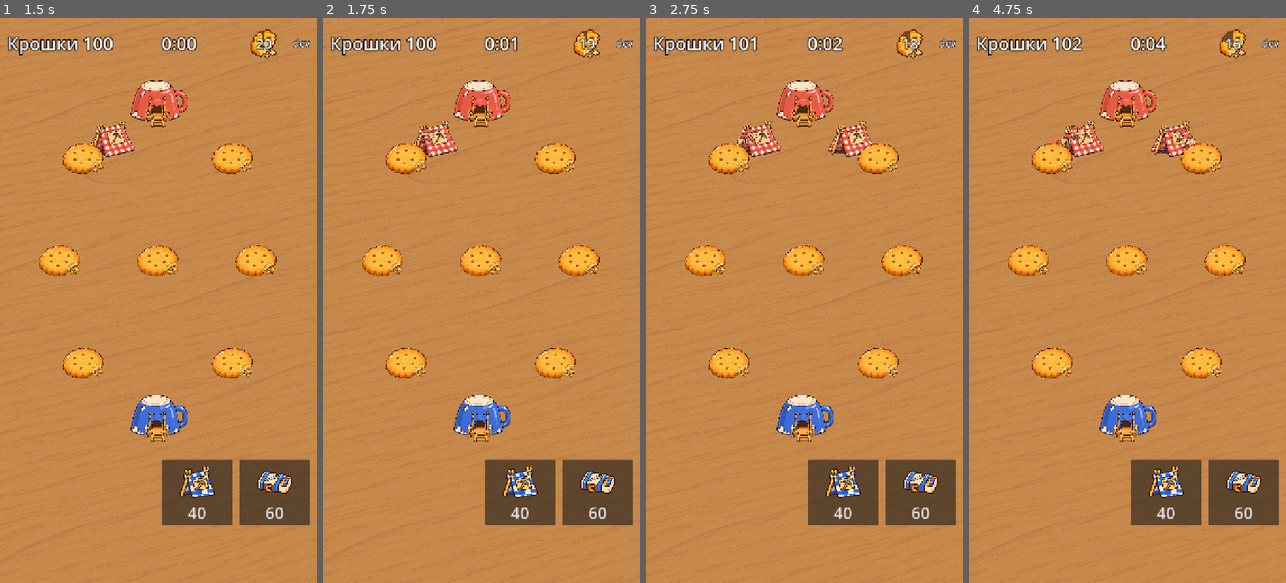
Above: before the commit, frames 1-4 (left to right).
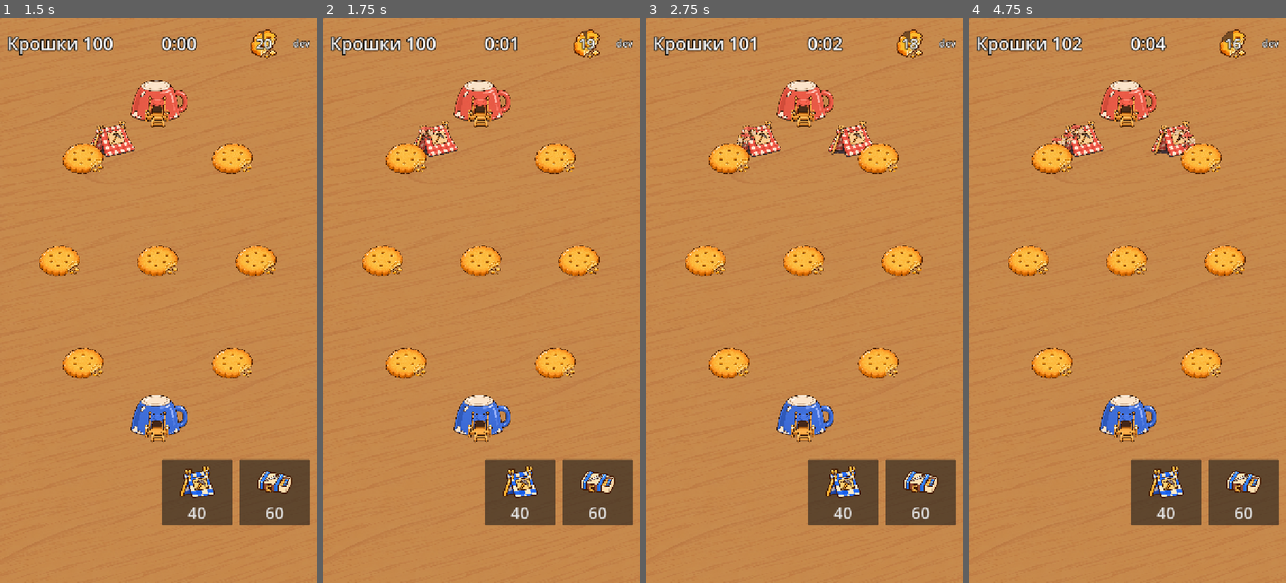
Above: after the commit, the same moments.

Repository: fishert2812/strategy-2d
Game: Godot game, scene res://scenes/main.tscn
Two runs of this game, one before a commit and one after it. Both use one fixed random seed, a clock stepped at 60 frames per second and the inputs below.
Inputs (mouse positions are in pixels of both pictures, inside the frame that each line leads up to):
- Up to frame 1 (1.5 s): click "Играть" at 0.5 s; tap Enter at 1.25 s; move the mouse to (228, 272) at 1.27 s; click (228, 272) at 1.42 s
- Up to frame 2 (1.75 s): no input
- Up to frame 3 (2.75 s): drag from (741, 328) to (788, 413) at 2.02 s
- Up to frame 4 (4.75 s): move the mouse to (1159, 176) at 2.77 s; click (1159, 176) at 2.92 s; drag from (1111, 413) to (1032, 215) at 3.52 s; move the mouse to (1222, 385) at 4.27 s; click (1222, 385) at 4.42 s

Frame 1 is identical in both runs. In frame 2, less than 0.1% of the frame differs, in the area x 30-36%, y 19-23%; in frame 3, 0.1%; in frame 4, 0.3%, in the area x 26-72%, y 18-24%.

Commit message:
Живые фигурки: ходьба вприпрыжку и удар с замахом движением готовых картинок
Co-Authored-By: Claude Opus 5.5 <noreply@anthropic.com>
Claude-Session: https://claude.ai/code/session_019VbyzFae5xLzL824rEKy7F

Diff:
--- a/data/look.json
+++ b/data/look.json
@@ -43,5 +43,16 @@
   "path_edge": {
     "color": "#3B2414",
     "width": 11
-  }
+  },
+  "_motion": "Движения готовых картинок, в точках поля. gait: hop — высота прыжка, rate — прыжков в секунду, squash — сплющивание при приземлении, sway — покачивание в градусах. strike: windup — замах назад, lunge — выпад, knock — отлёт цели, squash — сплющивание цели, time — длина удара в секундах.",
+  "motion": {
+    "gait": {
+      "carrier": {"hop": 7, "rate": 3.6, "squash": 0.14, "sway": 5},
+      "carrier_loaded": {"hop": 2, "rate": 2.0, "squash": 0.06, "sway": 10},
+      "warrior": {"hop": 3, "rate": 2.6, "squash": 0.08, "sway": 2}
+    },
+    "strike": {"windup": 5, "lunge": 11, "knock": 9, "squash": 0.3, "time": 0.28}
+  },
+  "_frames": "Место под кадры, которые Роман дорисует в GPT: имя файла в art/table без .png; пусто — кадра пока нет, движение делается одной картинкой.",
+  "frames": {"warrior_attack": ["", ""], "porter_empty": ["", ""], "fx_clash": "", "fx_puff": "", "icon_kettle": ""}
 }
--- a/scripts/battle.gd
+++ b/scripts/battle.gd
@@ -8,6 +8,7 @@
 
 var sim: Sim
 var look: Dictionary = JSON.parse_string(FileAccess.get_file_as_string(LOOK))
+var motion := Motion.new(look.motion)
 var shake := 0.0
 var enemy: Enemy
 var _sprites := {}
@@ -94,7 +95,7 @@
 	if $Hud/Box/Debug.visible:
 		$Hud/Box/Debug.text = debug_text()
 	_sync_paths()
-	_sync_units()
+	_sync_units(dt)
 
 
 func _sync_paths() -> void:
@@ -110,19 +111,23 @@
 	_drop_missing(_lines, seen)
 
 
-func _sync_units() -> void:
+func _sync_units(dt: float) -> void:
 	var seen := {}
 	for u in sim.units:
 		seen[u.id] = true
 		if not _units.has(u.id):
 			var s := Sprite2D.new()
 			_fit(s, look[u.kind], _tex(look[u.kind].files[u.side]))
+			motion.attach(s)
+			s.position = u.pos
 			things.add_child(s)
 			_units[u.id] = s
 		var sprite: Sprite2D = _units[u.id]
 		# Люди нарисованы лицом влево: идёт вправо — отражаем.
 		if absf(u.pos.x - sprite.position.x) > 0.01:
 			sprite.flip_h = u.pos.x > sprite.position.x
+		var gait: String = u.kind if u.get("carry", 0.0) <= 0 else "carrier_loaded"
+		motion.walk(sprite, gait, u.pos.distance_to(sprite.position), dt)
 		sprite.position = u.pos
 	_drop_missing(_units, seen)
 
@@ -288,6 +293,10 @@
 
 func _on_sim(what: String, data: Dictionary) -> void:
 	match what:
+		"hit":
+			var by: Sprite2D = _units.get(data.by)
+			if by != null:
+				motion.strike(by, _units.get(data.id), (data.pos - by.position).normalized())
 		"built":
 			var l: Dictionary = look[data.kind]
 			var s := _add_sprite(data.id, l, _tex(l.files[data.side]), data.pos)
--- /dev/null
+++ b/scripts/motion.gd
@@ -0,0 +1,57 @@
+class_name Motion
+extends RefCounted
+## Живость фигурок: работяги двигаются как фишки настольной игры.
+## Только сдвиг, качание и сжатие готовой картинки; игровая точка (position) не трогается.
+## Числа — data/look.json, раздел motion.
+
+var cfg: Dictionary
+
+
+func _init(c: Dictionary) -> void:
+	cfg = c
+
+
+## Запомнить исходный вид картинки: от него считаются все движения.
+func attach(s: Sprite2D) -> void:
+	s.set_meta("base_offset", s.offset)
+	s.set_meta("base_scale", s.scale)
+	s.set_meta("phase", 0.0)
+	s.set_meta("kick", Vector2.ZERO)
+	s.set_meta("pulse", 0.0)
+
+
+## Шаг вприпрыжку: прыжок, приземление со сплющиванием, покачивание. moved — путь за кадр.
+func walk(s: Sprite2D, gait: String, moved: float, dt: float) -> void:
+	var g: Dictionary = cfg.gait[gait]
+	var ph: float = s.get_meta("phase")
+	ph = ph + dt * g.rate if moved > 0.01 else move_toward(ph, roundf(ph), dt * 4.0)
+	s.set_meta("phase", ph)
+	var up := absf(sin(ph * PI))
+	var sq: float = g.squash * pow(1.0 - up, 8) + s.get_meta("pulse")
+	var base: Vector2 = s.get_meta("base_scale")
+	s.scale = base * Vector2(1.0 + sq, 1.0 - sq)
+	s.rotation = deg_to_rad(g.sway) * cos(ph * PI) * signf(up)
+	var shift: Vector2 = Vector2(0, -g.hop * up) + s.get_meta("kick")
+	s.offset = s.get_meta("base_offset") + shift / base.x
+
+
+## Удар: замах назад, выпад к цели; цель отлетает на шаг и сплющивается.
+func strike(attacker: Sprite2D, target: Sprite2D, dir: Vector2) -> void:
+	var k: Dictionary = cfg.strike
+	if attacker != null and attacker.has_meta("kick"):
+		var t := attacker.create_tween()
+		t.tween_method(_kick.bind(attacker), Vector2.ZERO, -dir * k.windup, k.time * 0.35)
+		t.tween_method(_kick.bind(attacker), -dir * k.windup, dir * k.lunge, k.time * 0.2)
+		t.tween_method(_kick.bind(attacker), dir * k.lunge, Vector2.ZERO, k.time * 0.45)
+	if target != null and target.has_meta("kick"):
+		var t := target.create_tween().set_parallel()
+		t.tween_method(_kick.bind(target), dir * k.knock, Vector2.ZERO, k.time)
+		t.tween_method(_pulse.bind(target), k.squash, 0.0, k.time)
+
+
+func _kick(v: Vector2, s: Sprite2D) -> void:
+	s.set_meta("kick", v)
+
+
+func _pulse(v: float, s: Sprite2D) -> void:
+	s.set_meta("pulse", v)
--- a/scripts/sim.gd
+++ b/scripts/sim.gd
@@ -196,7 +196,7 @@
 	if u.cd > 0:
 		return
 	u.cd = cfg.warrior.hit_every
-	changed.emit("hit", {"side": u.side, "pos": x.pos, "id": x.id, "max_hp": x.get("max_hp", 0)})
+	changed.emit("hit", {"side": u.side, "pos": x.pos, "id": x.id, "by": u.id, "max_hp": x.get("max_hp", 0)})
 	if x.has("max_hp"):
 		damage(x, cfg.warrior.siege)
 		return
--- /dev/null
+++ b/tests/test_motion.gd
@@ -0,0 +1,60 @@
+extends RefCounted
+## Живые фигурки (issue #30): движение — только вид картинки, игровые точки и исходы не меняются.
+
+const DT := 0.05
+
+
+func _battle() -> Control:
+	var battle: Control = load("res://scenes/battle.tscn").instantiate()
+	(Engine.get_main_loop() as SceneTree).root.add_child(battle)
+	return battle
+
+
+## Пока фигурки прыгают и бьют, картинка стоит ровно в игровой точке: двигаются только offset, scale, rotation.
+func test_motion_keeps_game_points() -> String:
+	var battle := _battle()
+	var sim: Sim = battle.sim
+	sim.gold = [400, 400]
+	var c := sim.build(Sim.PLAYER, "camp", Vector2(250, 830))
+	sim.set_path(c, Vector2(170, 760))
+	var b := sim.build(Sim.PLAYER, "barracks", Vector2(360, 760))
+	sim.set_route(b, [Vector2(360, 100)])
+	var why := ""
+	var moved := 0
+	for i in int(70 / DT):
+		battle._process(DT)
+		for u in sim.units:
+			var s: Sprite2D = battle.sprite_of(u.id)
+			if s != null and s.position != u.pos:
+				why = "картинка %s в %s, а игровая точка %s" % [u.kind, s.position, u.pos]
+			elif s != null and s.offset != s.get_meta("base_offset"):
+				moved += 1
+		for x in sim.buildings:
+			if battle.sprite_of(x.id).position != x.pos:
+				why = "постройка %s сдвинута" % x.kind
+		if why != "":
+			break
+	battle.free()
+	if why != "":
+		return why
+	if moved == 0:
+		return "фигурки не двигаются: offset ни разу не менялся"
+	return ""
+
+
+## Партия на экране и та же партия без экрана идут одинаково: движение не трогает правила.
+func test_same_outcome_with_and_without_motion() -> String:
+	var battle := _battle()
+	var shown: Sim = battle.sim
+	var bare := Sim.new()
+	var enemy := Enemy.new(bare)
+	for i in int(240 / DT):
+		battle._process(DT)
+		enemy.step(DT)
+		bare.step(DT)
+	var a := [shown.gold, shown.buildings.size(), shown.units.size(), shown.winner]
+	var z := [bare.gold, bare.buildings.size(), bare.units.size(), bare.winner]
+	battle.free()
+	if a != z:
+		return "с движением %s, без него %s" % [a, z]
+	return ""
Not shown, added: scripts/motion.gd.uid
Not shown, added: tests/test_motion.gd.uid
